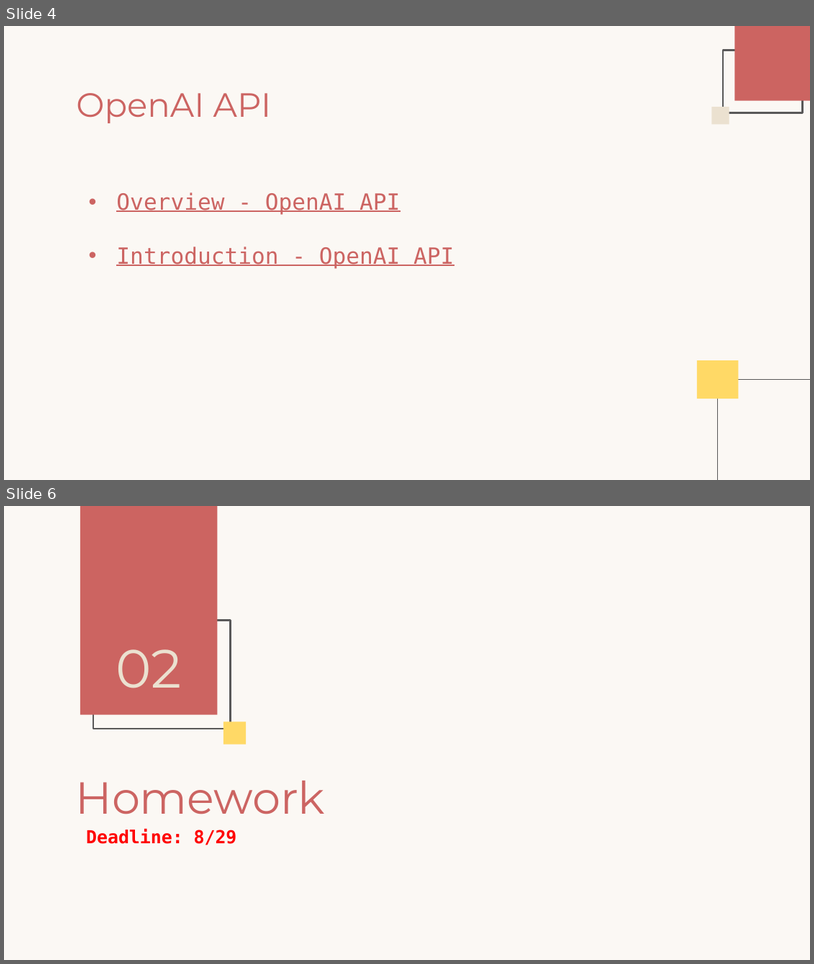
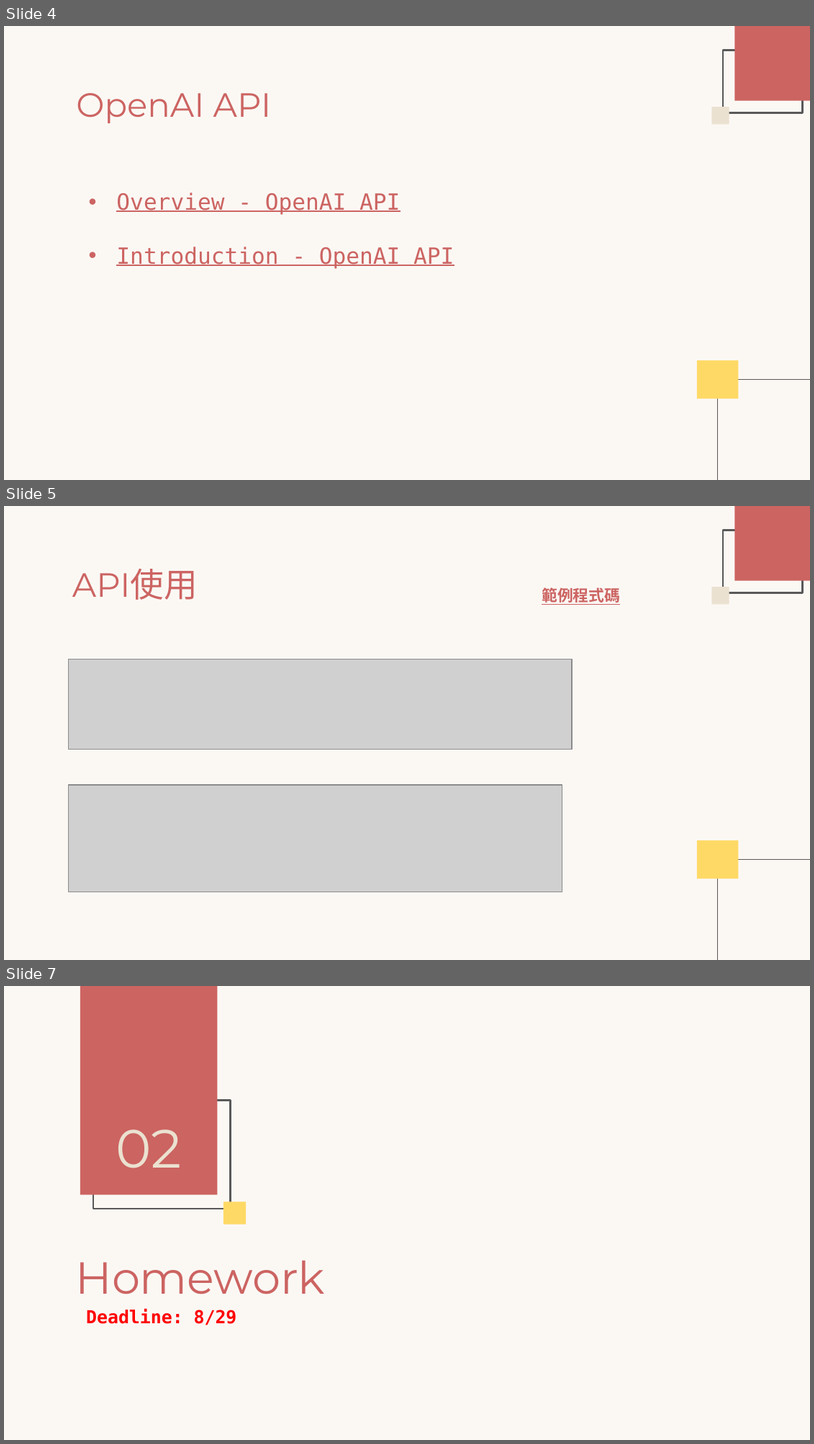
Before and after one commit to zy881217t/HCI2023-Web2, a slide deck: Web2.pptx. Shown one above the other, each under a label of ours: slides 4 and 6 before the commit, slides 4, 5 and 7 after it; the slides between them are not shown. The pictures are 814x964 and 814x1444 pixels, drawn with LibreOffice and Linux fonts; fonts in the diff are those of the drawing; grey boxes stand for pictures. Boxes give left, top, right and bottom in pixels: in the first picture for what was removed or moved away, otherwise in the second. Text is boxed around its words. In the diff, an @@ line names an element or a change of style, - is before the commit and + after.

```diff
--- a/Web2.pptx
+++ b/Web2.pptx
@@ slide 5 added at (4, 506, 810, 960), background #FBF8F4; not listed: 6 template elements that a slide beside it also shows @@
@@ title added at (72, 569, 198, 600), 30 pt, text #CC6462 @@
+API使用
@@ text added at (542, 587, 620, 605), 14 pt, text #CC6462, bold, underline @@
+範例程式碼
@@ picture added at (69, 659, 573, 749) @@
@@ picture added at (69, 785, 562, 891) @@
@@ what was slide 6 is now slide 7 @@
```
Also in this commit, not shown: 1 slide changed, 1 other slide added, 1 slide removed.
